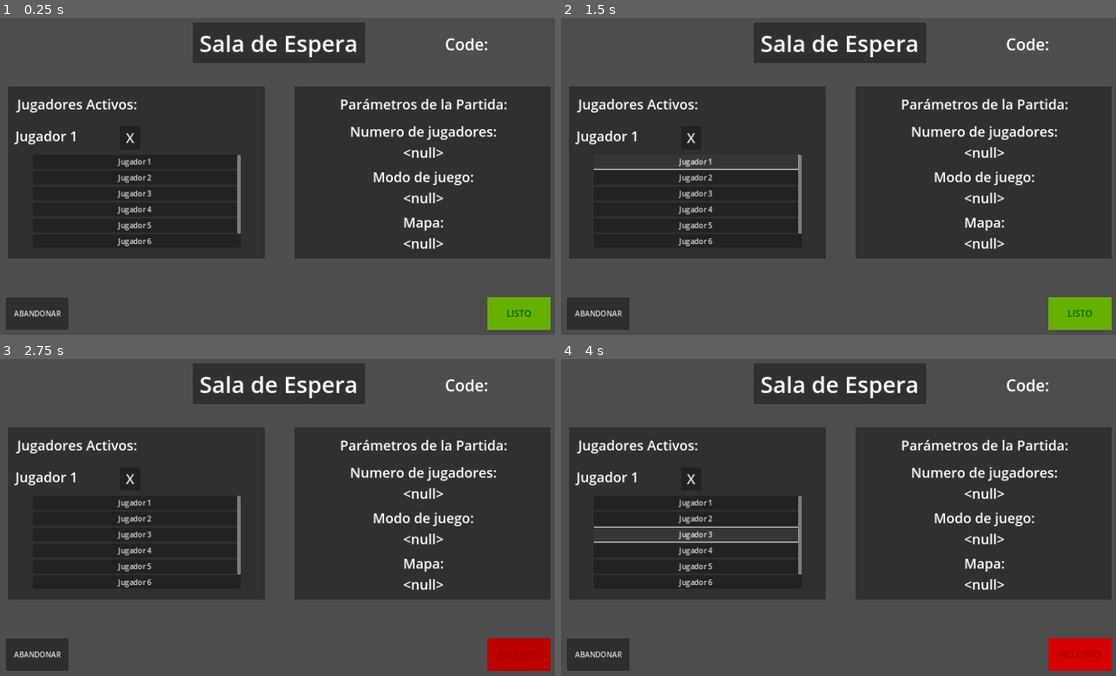
Above: before the commit, frames 1-4 (two rows, left to right).
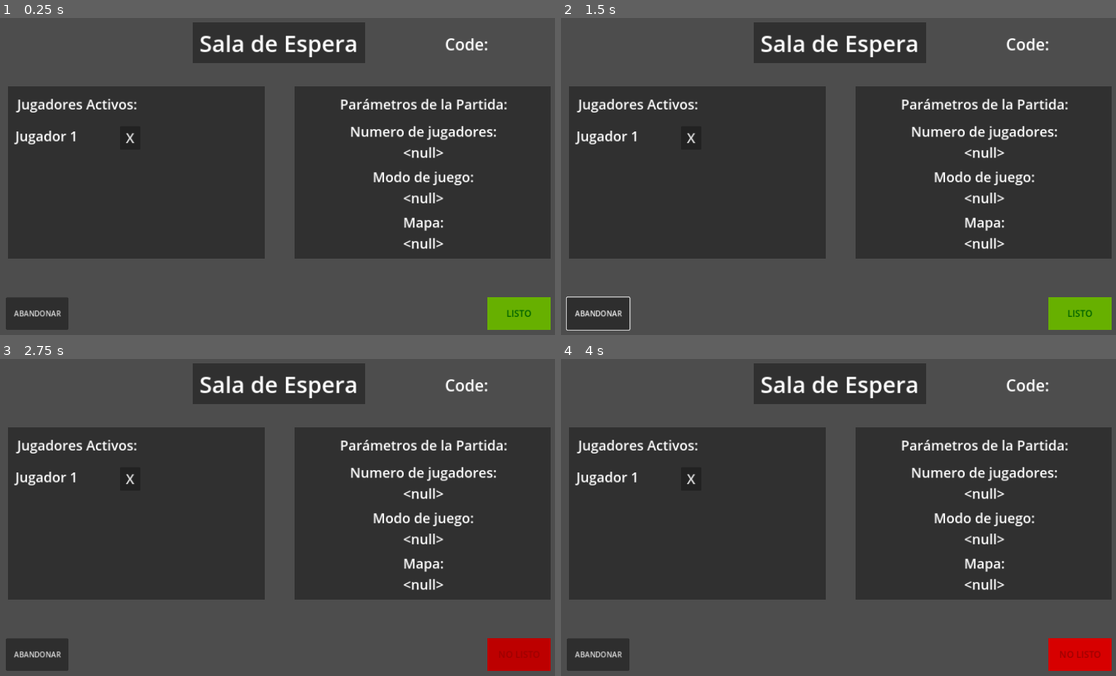
Above: after the commit, the same moments.

Repository: codemonsters/tag-of-war
Game: Godot game, scene res://screens/menu/sala_espera_admin.tscn
Same seed, same stepped clock (60 frames per second), same inputs: the game is played once before the commit and once after it. This scene is started directly instead of the project's main scene.
Inputs (mouse positions are in pixels of both pictures, inside the frame that each line leads up to):
- Up to frame 1 (0.25 s): no input
- Up to frame 2 (1.5 s): click "ABANDONAR" at 0.5 s; click (694, 160) at 1.25 s, where only the run before the commit has a clickable "Jugador 1"
- Up to frame 3 (2.75 s): click "LISTO" at 2 s
- Up to frame 4 (4 s): click (694, 517) at 2.75 s, where only the run before the commit has a clickable "Jugador 2"; click (694, 533) at 3.5 s, where only the run before the commit has a clickable "Jugador 3"

The runs differ from the first frame. In frame 1, 0.6% of the frame differs, in the area x 21-44%, y 43-73%; in frame 2, 0.9%; in frame 3, 0.6%; in frame 4, 0.9%, in the area x 5-44%, y 43-73%.

Commit message:
a medio hacer la lista de jugadores

Diff:
--- a/cliente/src/screens/menu/sala_espera_admin.gd
+++ b/cliente/src/screens/menu/sala_espera_admin.gd
@@ -10,7 +10,12 @@
 	$GameDataRect/MapName.text = "Mapa:\n" + str(Globales.map_name)
 	$GameDataRect/Gamemode.text = "Modo de juego:\n" + str(Globales.gamemode)
 	#get_parent().get_parent().server_message_recieved.connect(on_server_message_recieved)
-
+	for child in $PlayerListRect/ScrollContainer/VBoxContainer.get_children():
+		child.queue_free()
+	#for name in player_names:
+		#var button = Button.new()
+		#button.text = name
+		#$VBoxContainer.add_child(button)
 
 # Called every frame. 'delta' is the elapsed time since the previous frame.
 func _process(delta: float) -> void:
